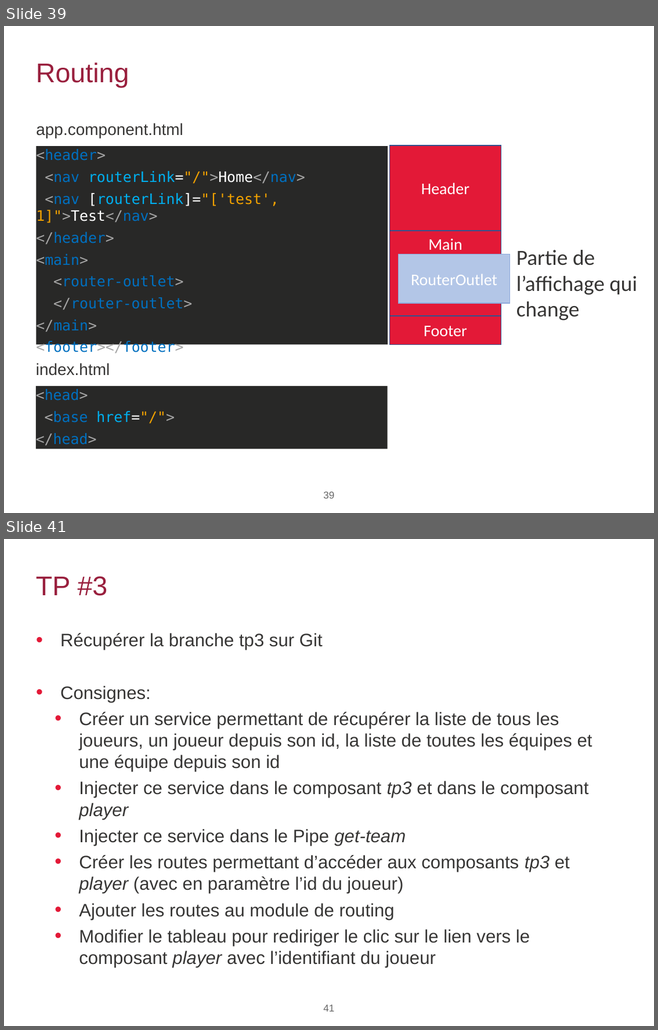
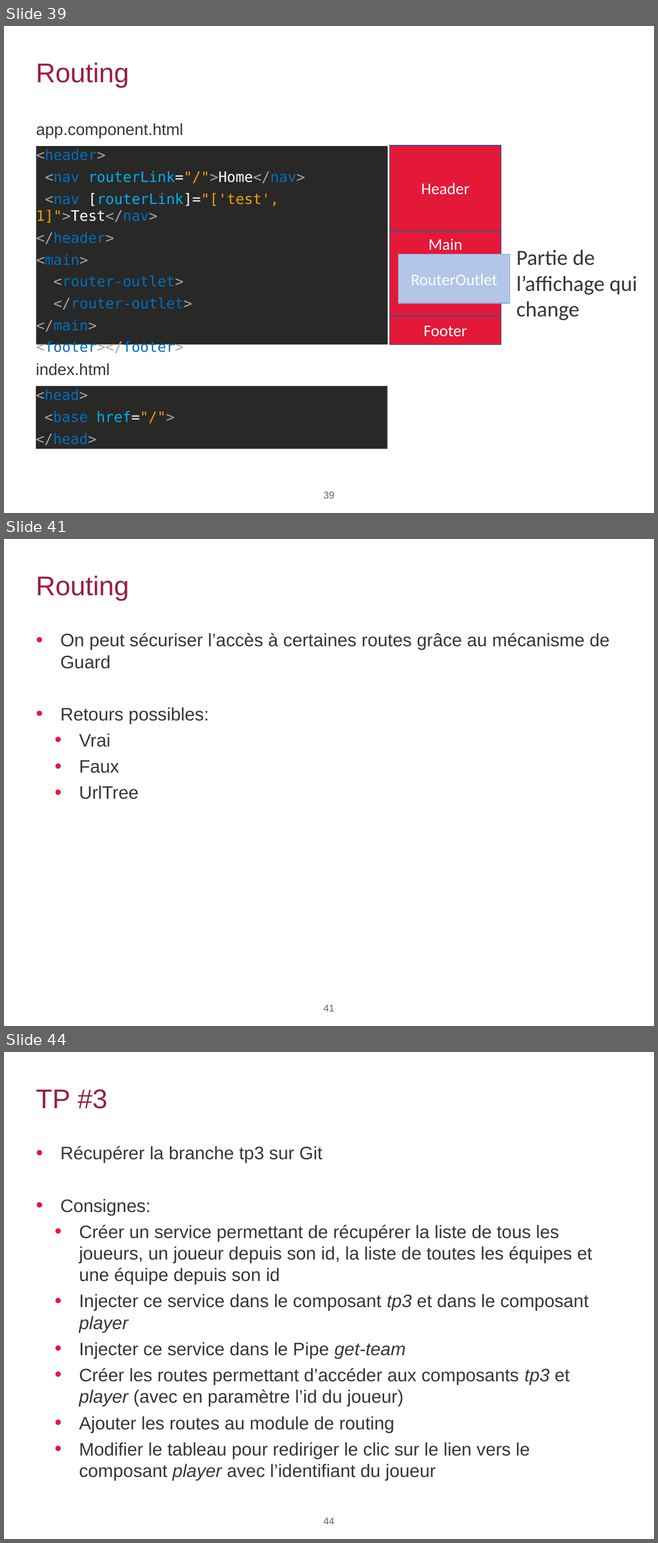
Before and after one commit to agaudichon/CGI-formation-Angular, a slide deck: docs/Formation_Angular_002_Premiers-pas.pptx. Shown one above the other, each under a label of ours: slides 39 and 41 before the commit, slides 39, 41 and 44 after it; the slides between them are not shown. The pictures are 658x1030 and 658x1543 pixels, drawn with LibreOffice and Linux fonts; fonts in the diff are those of the drawing; background and template pictures are left out. Boxes give left, top, right and bottom in pixels: in the first picture for what was removed or moved away, otherwise in the second. Text is boxed around its words. In the diff, an @@ line names an element or a change of style, - is before the commit and + after.

```diff
--- a/docs/Formation_Angular_002_Premiers-pas.pptx
+++ b/docs/Formation_Angular_002_Premiers-pas.pptx
@@ slide 41 added at (4,539,654,1026), background #FFFFFF @@
@@ title added at (36,576,129,601), 30 pt, text #991F3D @@
+Routing
@@ text added at (60,633,610,799), 20 pt, text #363534 @@
+• On peut sécuriser l’accès à certaines routes grâce au mécanisme de Guard
+• Retours possibles:
+  • Vrai
+  • Faux
+  • UrlTree
@@ page number added at (323,1005,334,1012), 11 pt, text #666666 @@
+41
@@ what was slide 41 is now slide 44 @@
@@ page number at (323,1518,334,1525): text changed @@
-41
+44
```
Also in this commit, not shown: 1 slide changed, 2 other slides added.
